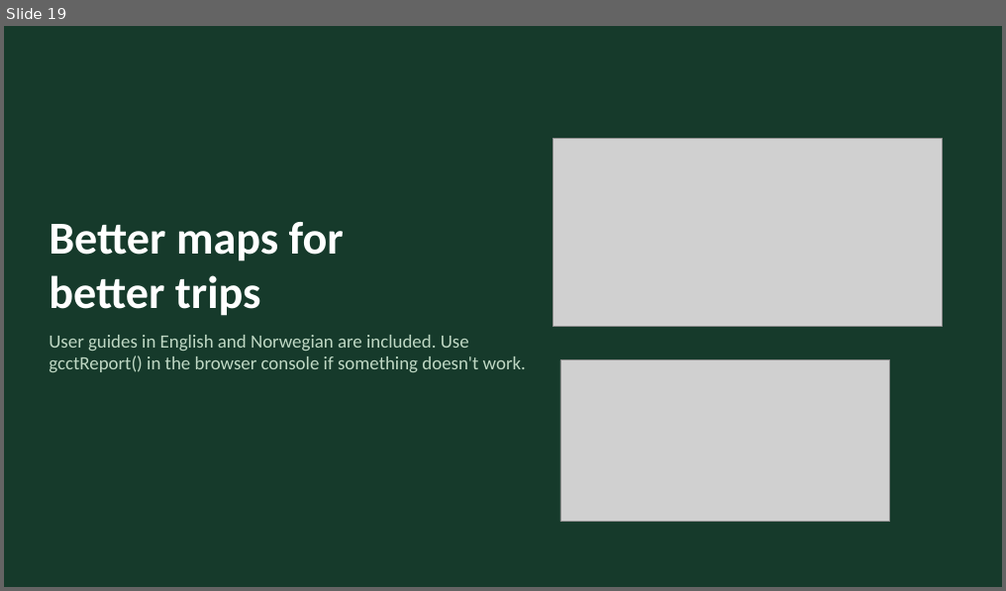
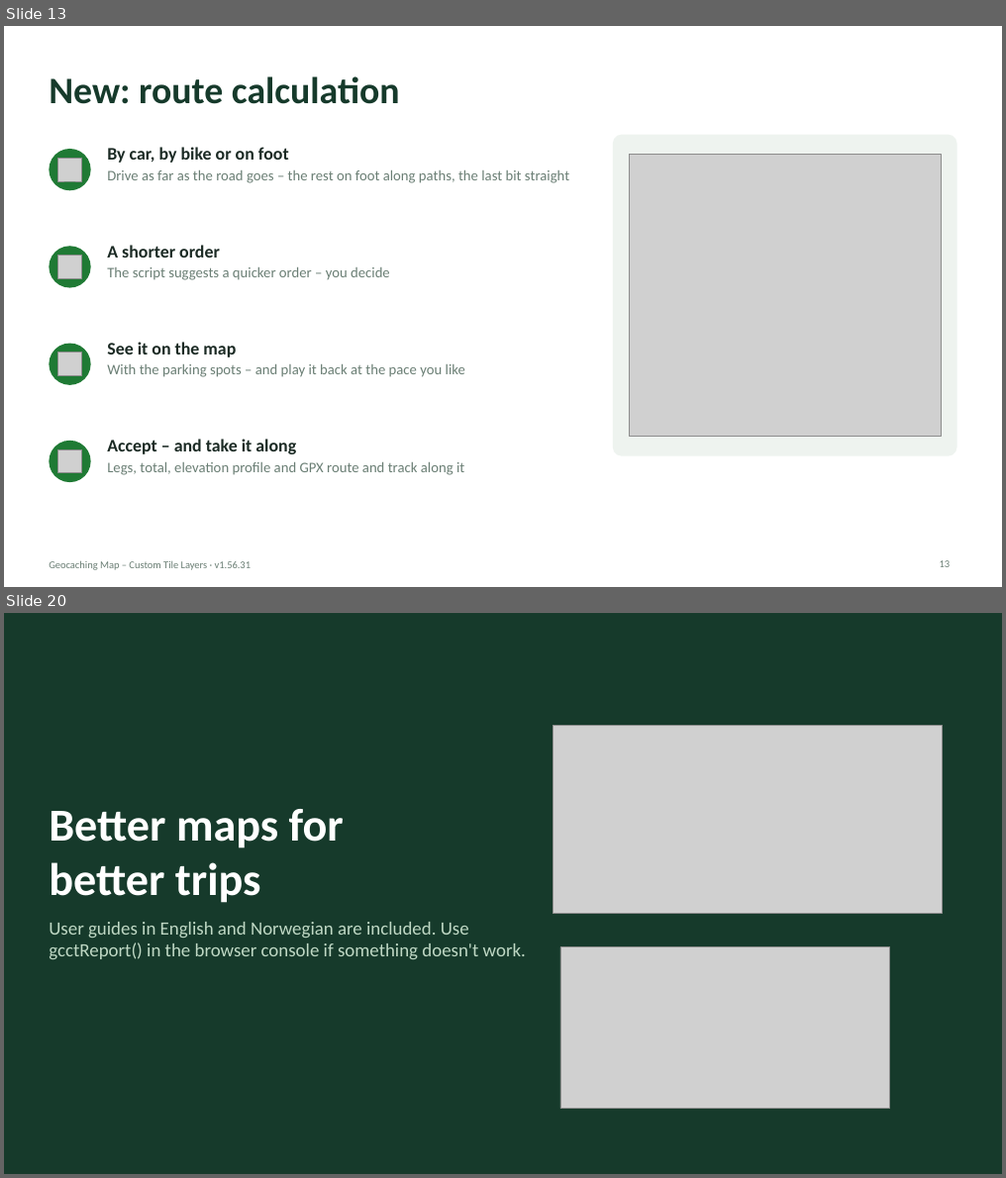
Before and after one commit to knutos/custom-tiles, a slide deck: docs/Geocaching-Map-Custom-Tile-Layers-Presentation.pptx. Shown one above the other, each under a label of ours: slide 19 before the commit, slides 13 and 20 after it; the slides between them are not shown. The pictures are 1006x591 and 1006x1178 pixels, drawn with LibreOffice and Linux fonts; fonts in the diff are those of the drawing; grey boxes stand for pictures. Boxes give left, top, right and bottom in pixels: in the first picture for what was removed or moved away, otherwise in the second. Text is boxed around its words. In the diff, an @@ line names an element or a change of style, - is before the commit and + after.

```diff
--- a/docs/Geocaching-Map-Custom-Tile-Layers-Presentation.pptx
+++ b/docs/Geocaching-Map-Custom-Tile-Layers-Presentation.pptx
@@ slide 13 added at bbox=[4, 26, 1002, 587], background #FFFFFF @@
@@ title added at bbox=[49, 76, 400, 104], 36 pt, text #163A2B, bold @@
+New: route calculation
@@ rounded rectangle added at bbox=[613, 135, 957, 457], fill #EEF3EF @@
@@ ellipse added at bbox=[49, 149, 91, 190], fill #1F7A34 @@
@@ picture added at bbox=[57, 158, 81, 181] @@
@@ text added at bbox=[107, 147, 569, 183], 14 pt, text #6B7F75 @@
+By car, by bike or on foot
+Drive as far as the road goes – the rest on foot along paths, the last bit straight
@@ picture added at bbox=[629, 154, 941, 436] @@
@@ ellipse added at bbox=[49, 246, 91, 288], fill #1F7A34 @@
@@ picture added at bbox=[57, 255, 81, 278] @@
@@ text added at bbox=[107, 245, 390, 280], 14 pt, text #6B7F75 @@
+A shorter order
+The script suggests a quicker order – you decide
@@ ellipse added at bbox=[49, 344, 91, 385], fill #1F7A34 @@
@@ text added at bbox=[107, 342, 465, 377], 14 pt, text #6B7F75 @@
+See it on the map
+With the parking spots – and play it back at the pace you like
@@ picture added at bbox=[57, 353, 81, 375] @@
@@ ellipse added at bbox=[49, 441, 91, 482], fill #1F7A34 @@
@@ text added at bbox=[107, 439, 464, 475], 14 pt, text #6B7F75 @@
+Accept – and take it along
+Legs, total, elevation profile and GPX route and track along it
@@ picture added at bbox=[57, 450, 81, 472] @@
@@ text added at bbox=[49, 562, 252, 570], 10 pt, text #6B7F75 @@
+Geocaching Map – Custom Tile Layers · v1.56.31
@@ page number added at bbox=[940, 561, 950, 568], 10 pt, text #6B7F75 @@
+13
@@ what was slide 19 is now slide 20 @@
```
Also in this commit, not shown: 18 slides changed, 9 other files.
